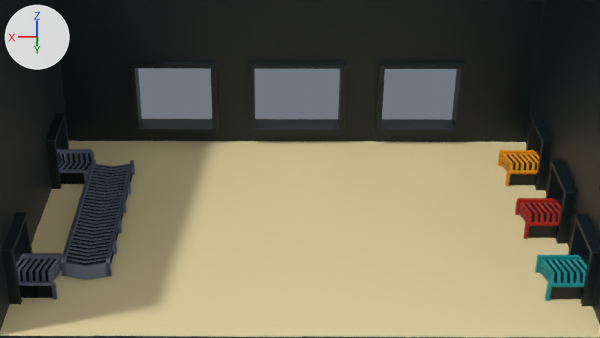
A saved change to the Blender file game/kamera.blend.
Before and after are seen from the file's camera 'Camera'. The axes (+X, +Y, +Z) are drawn at upper left. The lights are the same throughout.

Objects in the first picture: 'level-noimp', 'odbior1-noimp', 'odbior2-noimp.001', 'odbior3-noimp.001', 'odbior3-noimp.002', 'odbior3-noimp.003', 'odbior3-noimp.004'.
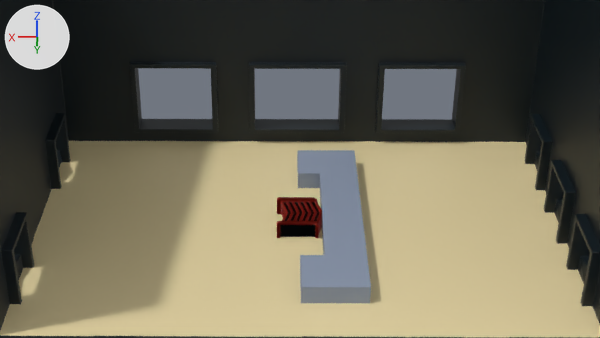
Scene script edits in JSON lines:
```json
{"op": "add", "block": "ob_odbior1_noimp", "code": "ob_odbior1_noimp.hide_set(True)"}
{"op": "set", "path": "ob_odbior2_noimp_001", "old": "bpy.data.objects.new('odbior2-noimp.001', me_cube_008)", "new": "bpy.data.objects.new('odbior2-noimp.001', me_cube_011)"}
{"op": "set", "path": "ob_odbior2_noimp_001.location", "old": "(-13.25, 0.03, 0.0)", "new": "(0.0, 0.0, 0.0)"}
{"op": "set", "path": "ob_odbior3_noimp_001", "old": "bpy.data.objects.new('odbior3-noimp.001', me_cube_009)", "new": "bpy.data.objects.new('odbior3-noimp.001', me_cube_012)"}
{"op": "set", "path": "ob_odbior3_noimp_001.location", "old": "(-13.25, 5.18, 0.0)", "new": "(0.0, 0.0, 0.0)"}
{"op": "add", "block": "ob_odbior3_noimp_002", "code": "ob_odbior3_noimp_002.hide_set(True)"}
{"op": "add", "block": "ob_odbior3_noimp_003", "code": "ob_odbior3_noimp_003.hide_set(True)"}
{"op": "add", "block": "ob_odbior3_noimp_004", "code": "ob_odbior3_noimp_004.hide_set(True)"}
{"op": "remove", "block": "ob_nadanie_noimp_001", "code": "ob_nadanie_noimp_001.hide_set(True)  # its collection is switched off"}
```

Where the change shows, as pixel boxes (x1, y1, x2, y2) in the pictures (600 x 338 px):
```json
{"object": "nadanie-noimp.001", "change": "shown", "after": [297, 150, 371, 303], "on screen": "blue"}
{"object": "odbior3-noimp.004", "change": "hidden", "before": [61, 160, 135, 280]}
{"object": "odbior2-noimp.001", "change": "reshaped, moved", "before": [515, 198, 561, 239], "after": [277, 197, 322, 238]}
{"object": "odbior3-noimp.001", "change": "reshaped, moved", "before": [535, 255, 587, 301], "on screen": "not visible afterwards"}
{"object": "odbior3-noimp.002", "change": "hidden", "before": [16, 253, 63, 299]}
{"object": "odbior1-noimp", "change": "hidden", "before": [498, 150, 539, 186], "on screen": "orange"}
{"object": "odbior3-noimp.003", "change": "hidden", "before": [57, 149, 94, 184]}
```
